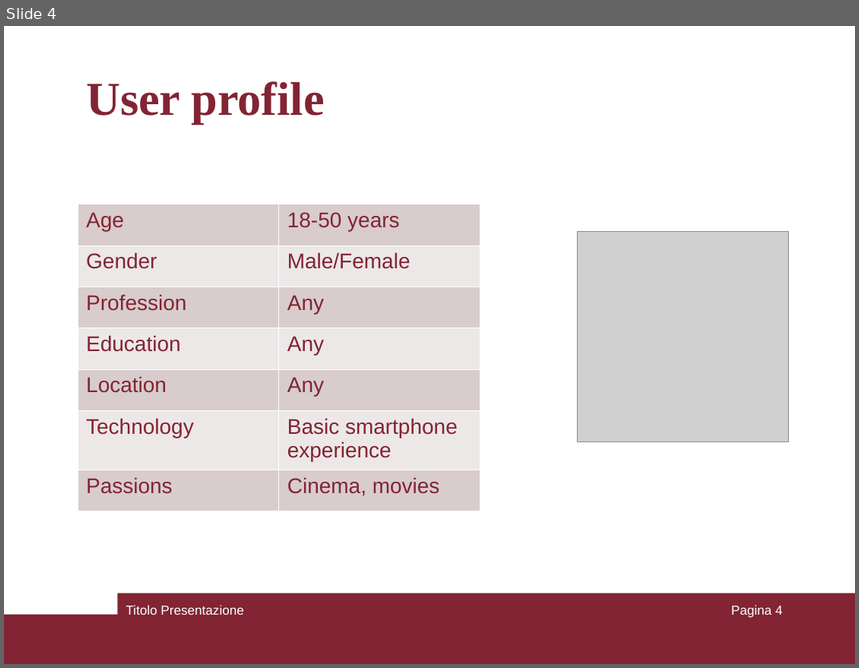
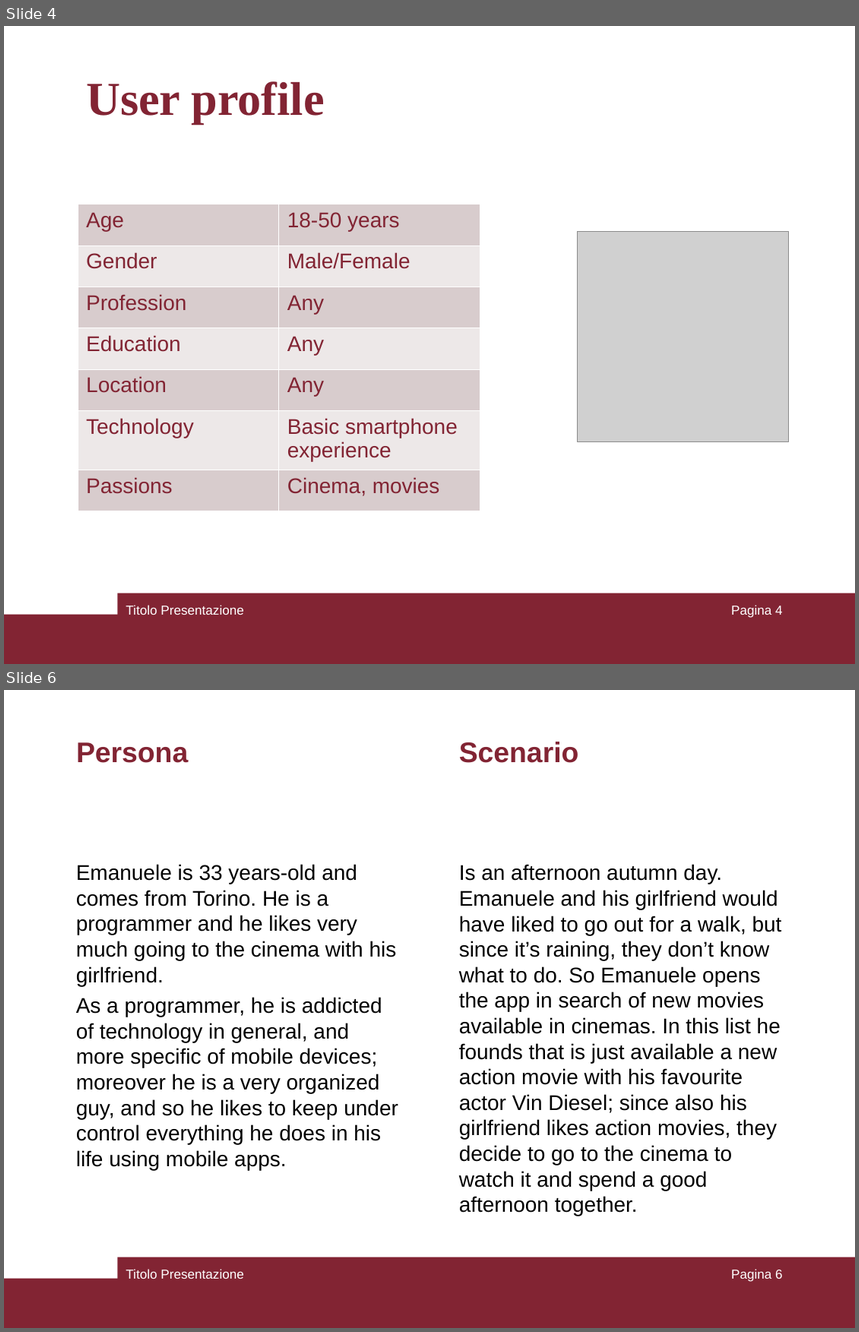
Before and after one commit to mauroficorella/Human-Computer-Interaction, a slide deck: Documentazione/presentazione.ppt. Shown one above the other, each under a label of ours: slide 4 before the commit, slides 4 and 6 after it; the slides between them are not shown. The pictures are 859x668 and 859x1332 pixels, drawn with LibreOffice and Linux fonts; fonts in the diff are those of the drawing; grey boxes stand for pictures. Boxes give left, top, right and bottom in pixels: in the first picture for what was removed or moved away, otherwise in the second. Text is boxed around its words. In the diff, an @@ line names an element or a change of style, - is before the commit and + after.

```diff
--- a/Documentazione/presentazione.ppt
+++ b/Documentazione/presentazione.ppt
@@ slide 6 added at (x1=4, y1=690, x2=855, y2=1328), background #FFFFFF; not listed: 2 template elements that a slide beside it also shows @@
@@ title added at (x1=76, y1=742, x2=188, y2=763), 24 pt, text #822433, bold @@
+Persona
@@ text added at (x1=459, y1=742, x2=579, y2=763), 24 pt, text #822433, bold @@
+Scenario
@@ text added at (x1=76, y1=864, x2=398, y2=1170), 18 pt, text #000000 @@
+Emanuele is 33 years-old and comes from Torino. He is a programmer and he likes very much going to the cinema with his girlfriend.
+As a programmer, he is addicted of technology in general, and more specific of mobile devices; moreover he is a very organized guy, and so he likes to keep under control everything he does in his life using mobile apps.
@@ text added at (x1=459, y1=864, x2=782, y2=1216), 18 pt, text #000000 @@
+Is an afternoon autumn day. Emanuele and his girlfriend would have liked to go out for a walk, but since it’s raining, they don’t know what to do. So Emanuele opens the app in search of new movies available in cinemas. In this list he founds that is just available a new action movie with his favourite actor Vin Diesel; since also his girlfriend likes action movies, they decide to go to the cinema to watch it and spend a good afternoon together.
@@ text added at (x1=126, y1=1269, x2=244, y2=1279), 11 pt, text #FFFFFF @@
+Titolo Presentazione
@@ page number added at (x1=731, y1=1269, x2=783, y2=1282), 11 pt, text #FFFFFF @@
+Pagina 6
```
Also in this commit, not shown: 2 slides changed, 1 other file.
